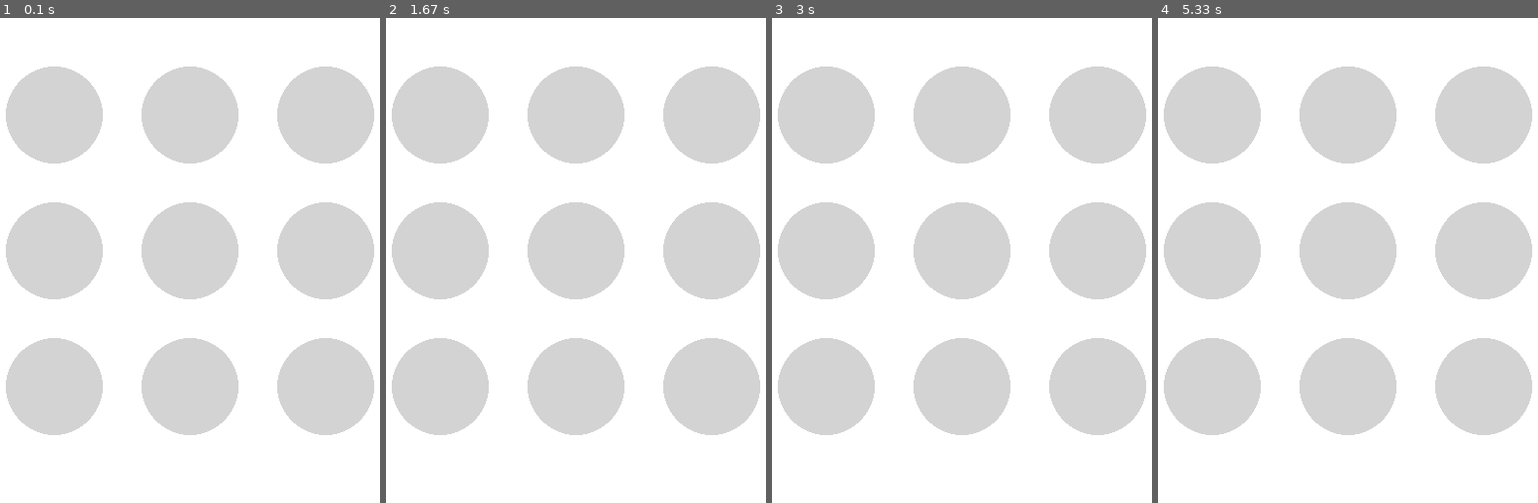
Above: before the commit, frames 1-4 (left to right).
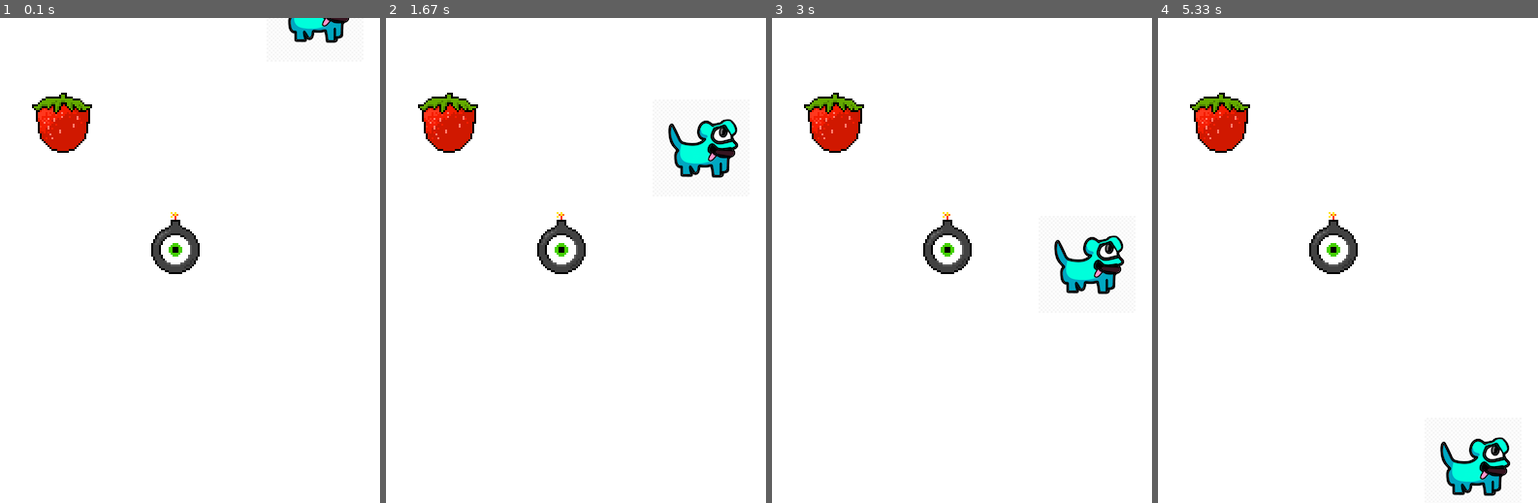
Above: after the commit, the same moments.

Repository: alx-rg/pygame-acs1111
Game: pygame game, started from code/pygame-acs1111/game.py
The game is run twice, just before and just after one commit, with the same random seed, the same clock (stepped at 60 frames per second) and the same inputs.
Inputs:
- Up to frame 1 (0.1 s): no input
- Up to frame 2 (1.67 s): no input
- Up to frame 3 (3 s): no input
- Up to frame 4 (5.33 s): no input

The runs differ from the first frame. In frame 1, 36% of the frame differs, in the area x 1-99%, y 0-86%; in frame 2, 36%; in frame 3, 36%; in frame 4, 37%, in the area x 1-99%, y 10-99%.

Commit message:
Moving up/down and left/right

Diff:
--- /dev/null
+++ b/code/pygame-acs1111/ball.py
@@ -0,0 +1,19 @@
+from gameobject import GameObject
+from random import randint
+
+class Ball(GameObject):
+  def __init__(self):
+    super(Ball, self).__init__(0, 0, 'strawberry.png')
+    self.dx = 0
+    self.dy = (randint(0, 200) / 100) + 1
+    self.reset()
+
+  def move(self):
+    self.y += self.dy
+    self.x += self.dx
+    if self.y > 500:
+      self.reset()
+
+  def reset(self):
+    self.x = randint(50, 400)
+    self.y = -64
--- a/code/pygame-acs1111/game.py
+++ b/code/pygame-acs1111/game.py
@@ -1,8 +1,25 @@
 import pygame
 from pygame import color
+from random import randint
+from gameobject import GameObject
+from moose import Moose
+from ball import Ball
+
+
 pygame.init()
 
+# Get the clock
+clock = pygame.time.Clock()
+
 screen = pygame.display.set_mode([500, 500])
+moose = Moose()
+ball = Ball()
+sock = GameObject(77, 77, 'strawberry.png')
+truck = GameObject(200, 200, 'bomb.png')
+#surf = pygame.Surface((50, 50))
+#surf.fill((255,111, 33))
+#box = GameObject(120, 300, 50, 50)
+
 
 # Create a game loop
 running = True
@@ -14,15 +31,14 @@
 
   # Clear the screen
   screen.fill((255, 255, 255))
-  # Draw a cicrle
-  i = 0
-  while (i < 9):
-    color = (211,211,211)
-    x_axis = ((i % 3) * 140) + 100
-    y_axis = (int(i / 3) * 140) + 100
-    position = (x_axis, y_axis)
-    i += 1
-    pygame.draw.circle(screen, color, position, 50)
 
+  moose.move()
+
+  # Draw the surface
+  moose.render(screen)
+  ball.render(screen)
+  sock.render(screen)
+  truck.render(screen)
   # Update the display
   pygame.display.flip()
+  clock.tick(60)
--- /dev/null
+++ b/code/pygame-acs1111/gameobject.py
@@ -0,0 +1,15 @@
+import pygame
+from pygame.sprite import Sprite
+
+class GameObject(pygame.sprite.Sprite):
+  def __init__(self, x, y, image):
+    super(GameObject, self).__init__()
+    # self.surf = pygame.Surface((width, height))
+    # self.surf.fill((255, 0, 255))
+    # self.rect = self.surf.get_rect()
+    self.surf = pygame.image.load(image)
+    self.x = x
+    self.y = y
+
+  def render(self, screen):
+    screen.blit(self.surf, (self.x, self.y))
--- /dev/null
+++ b/code/pygame-acs1111/moose.py
@@ -0,0 +1,19 @@
+from gameobject import GameObject
+from random import randint
+
+class Moose(GameObject):
+  def __init__(self):
+    super(Moose, self).__init__(0, 0, 'dogblue3.png')
+    self.dx = 0
+    self.dy = (randint(0, 200) / 100) + 1
+    self.reset()
+
+  def move(self):
+    self.y += self.dy
+    self.x += self.dx
+    if self.y > 500:
+      self.reset()
+
+  def reset(self):
+    self.x = randint(50, 400)
+    self.y = -64
Binary file added: code/pygame-acs1111/apple.png
Binary file added: code/pygame-acs1111/bomb.png
Binary file added: code/pygame-acs1111/dogblue2.png
Binary file added: code/pygame-acs1111/dogblue3.png
Binary file added: code/pygame-acs1111/player.png
Binary file added: code/pygame-acs1111/strawberry.png
Not shown, added: code/pygame-acs1111/.gitignore
